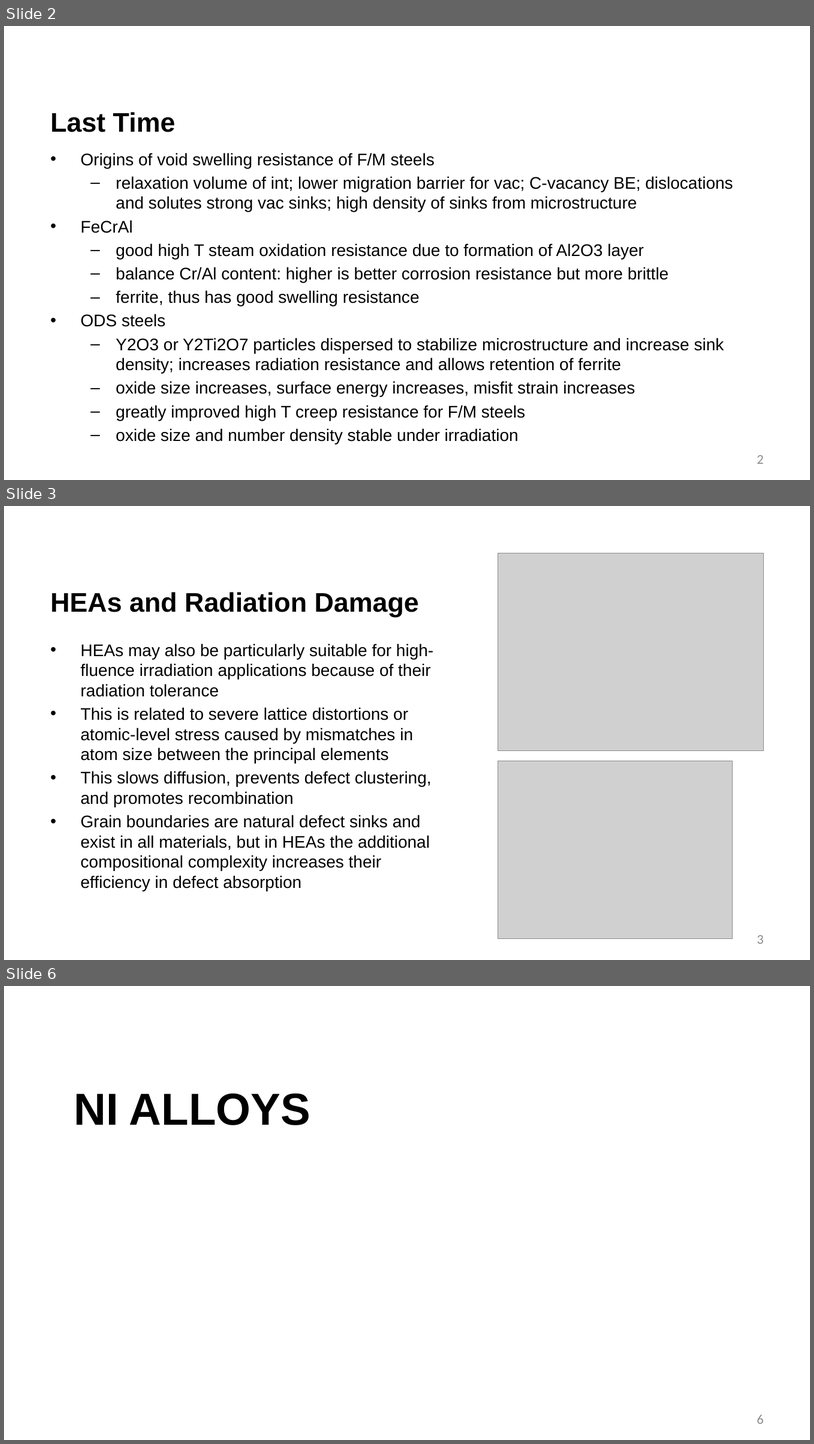
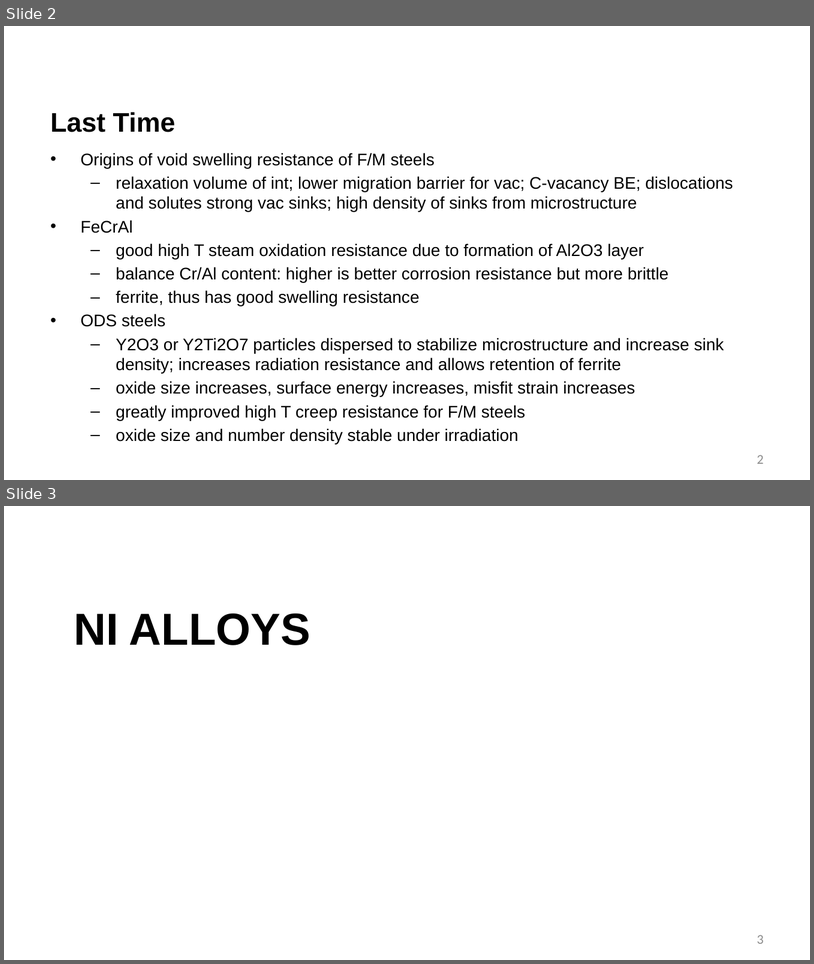
Before and after one commit to benbeeler/TEACHING, a slide deck: Advanced Reactor Materials/Fall2026/Lec21_AdvancedCladding_RRs.pptx. Shown one above the other, each under a label of ours: slides 2, 3 and 6 before the commit, slides 2 and 3 after it; the slides between them are not shown. The pictures are 814x1444 and 814x964 pixels, drawn with LibreOffice and Linux fonts; fonts in the diff are those of the drawing; grey boxes stand for pictures; background and template pictures are left out. Boxes give left, top, right and bottom in pixels: in the first picture for what was removed or moved away, otherwise in the second. Text is boxed around its words. In the diff, an @@ line names an element or a change of style, - is before the commit and + after.

```diff
--- a/Advanced Reactor Materials/Fall2026/Lec21_AdvancedCladding_RRs.pptx
+++ b/Advanced Reactor Materials/Fall2026/Lec21_AdvancedCladding_RRs.pptx
@@ slide 3 removed at [4,506,810,960], background #FFFFFF @@
@@ picture removed at [498,553,764,751] @@
@@ title removed at [50,592,419,616] @@
-HEAs and Radiation Damage
@@ text removed at [81,643,434,891] @@
-• HEAs may also be particularly suitable for high-fluence irradiation applications because of their radiation tolerance
-• This is related to severe lattice distortions or atomic-level stress caused by mismatches in atom size between the principal elements
-• This slows diffusion, prevents defect clustering, and promotes recombination
-• Grain boundaries are natural defect sinks and exist in all materials, but in HEAs the additional compositional complexity increases their efficiency in defect absorption
@@ picture removed at [498,760,733,939] @@
@@ page number removed at [757,934,764,943] @@
-3
@@ what was slide 6 is now slide 3 @@
@@ page number at [757,934,764,943]: text changed @@
-6
+3
```
Also in this commit, not shown: 2 other slides removed, 7 other files.
